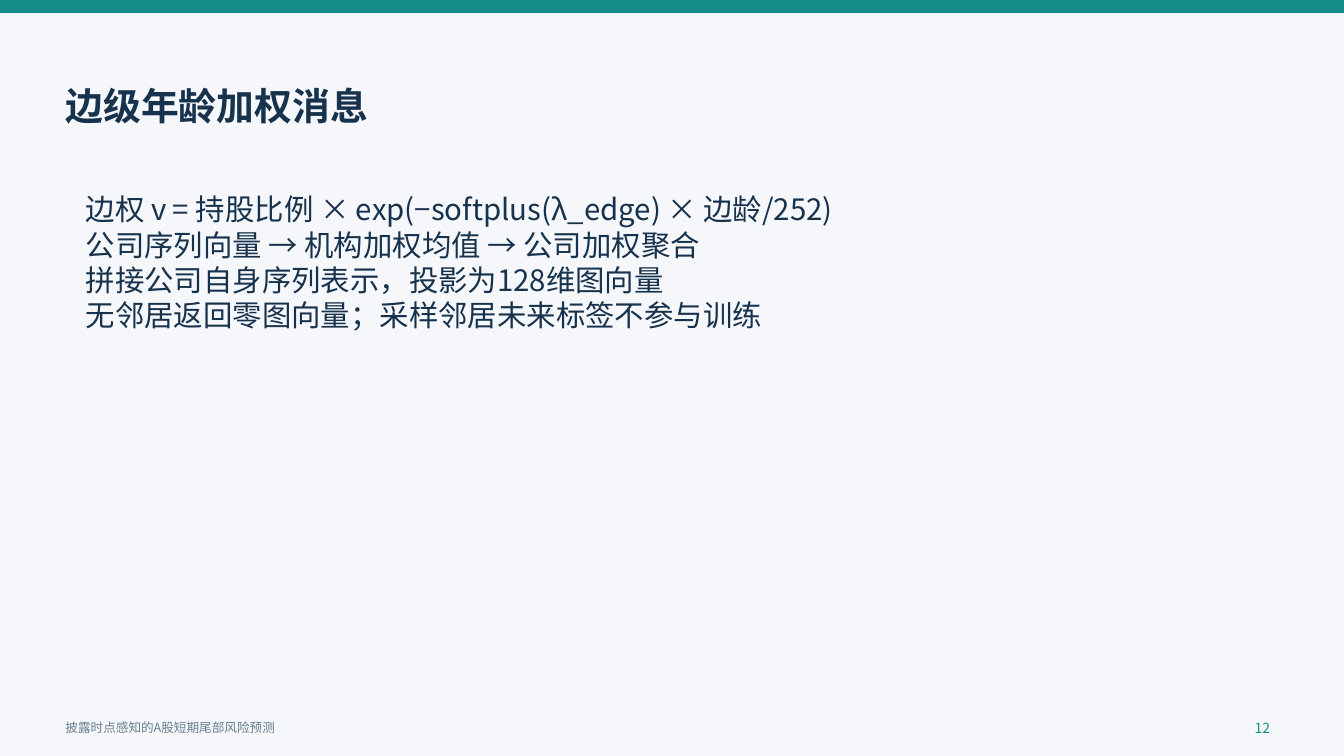
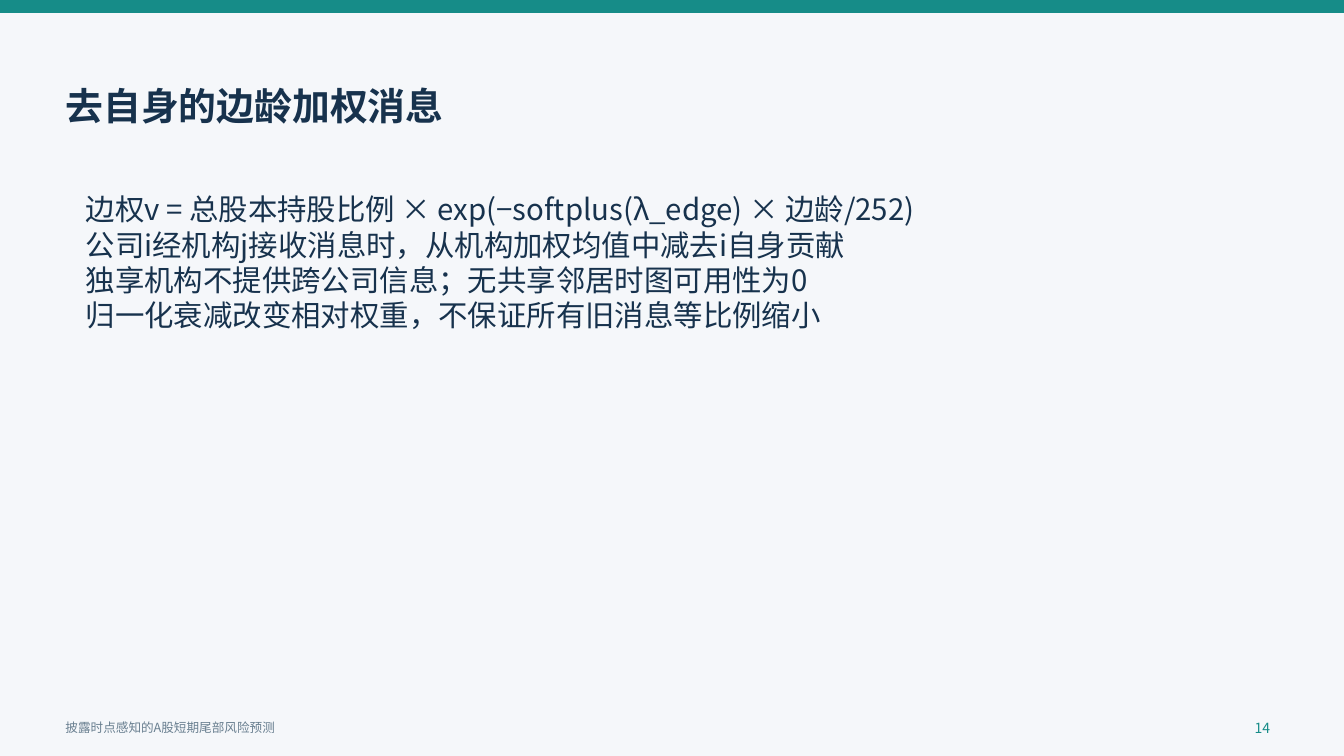
Before and after one commit to QiuKunYuan/llm-event-tail-risk-, a slide deck: slide 14 of docs/开题报告/开题答辩汇报.pptx (slide 12 before the commit). Drawn at 1344x756 pixels with LibreOffice and Linux fonts; fonts in the diff are those of the drawing. Boxes give left, top, right and bottom in pixels: in the first picture for what was removed or moved away, otherwise in the second. Text is boxed around its words. In the diff, an @@ line names an element or a change of style, - is before the commit and + after.

```diff
--- a/docs/开题报告/开题答辩汇报.pptx
+++ b/docs/开题报告/开题答辩汇报.pptx
@@ text at [65, 87, 443, 124]: text changed @@
-边级年龄加权消息
+去自身的边龄加权消息
@@ text at [86, 195, 914, 329]: text changed @@
-边权 v = 持股比例 × exp(−softplus(λ_edge) × 边龄/252)
-公司序列向量 → 机构加权均值 → 公司加权聚合
-拼接公司自身序列表示，投影为128维图向量
-无邻居返回零图向量；采样邻居未来标签不参与训练
+边权v = 总股本持股比例 × exp(−softplus(λ_edge) × 边龄/252)
+公司i经机构j接收消息时，从机构加权均值中减去i自身贡献
+独享机构不提供跨公司信息；无共享邻居时图可用性为0
+归一化衰减改变相对权重，不保证所有旧消息等比例缩小
@@ text at [1255, 722, 1271, 733]: text changed @@
-12
+14
```
Also in this commit, not shown: 19 other slides changed, 4 slides added, 36 other files.
